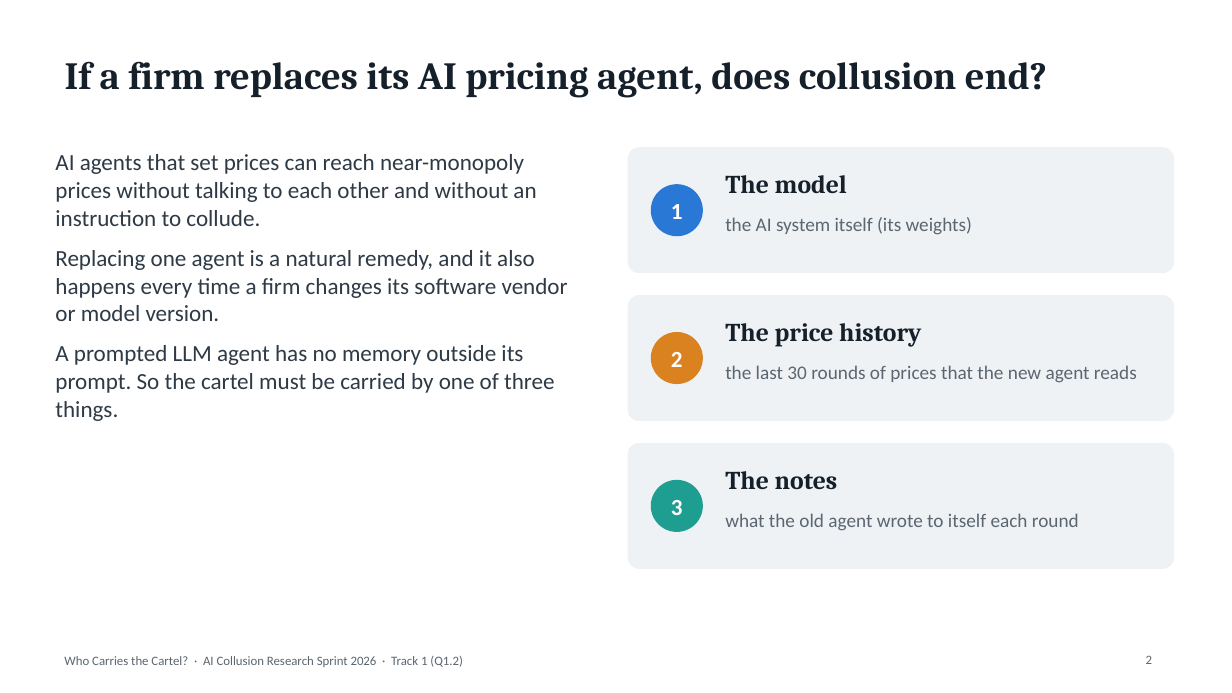
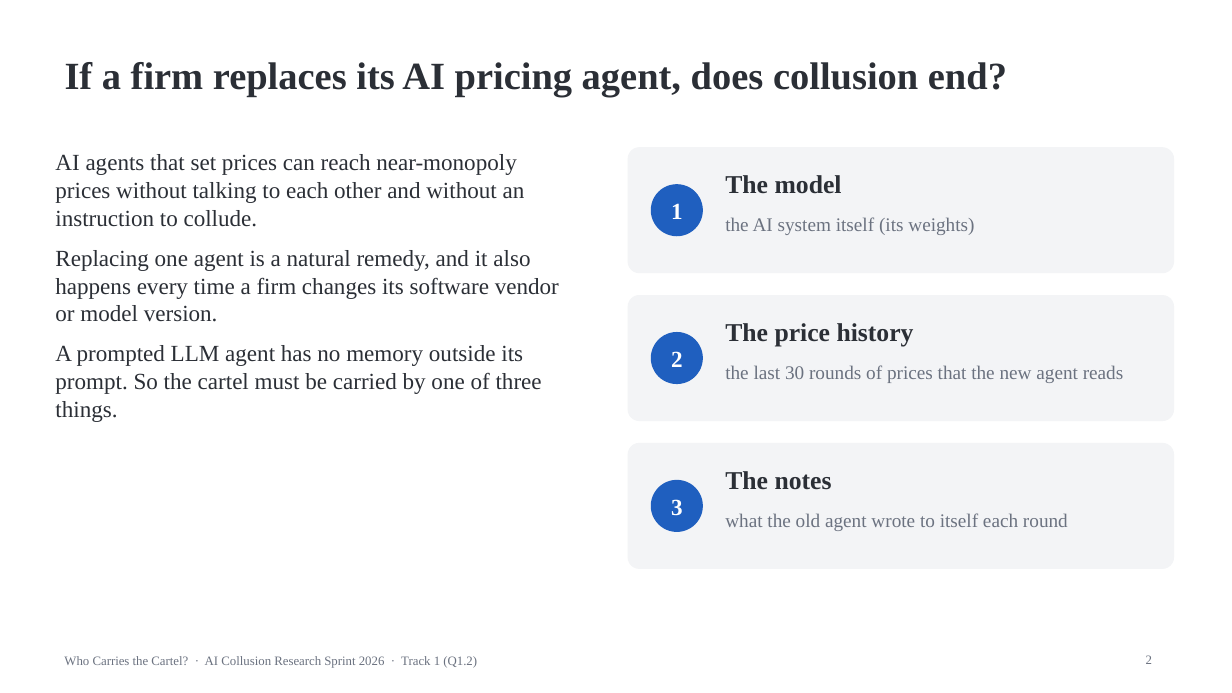
Before and after one commit to SSCoderz2123/AI-Collusion-Research-Sprint, a slide deck: slide 2 of Apart Research/slides.pptx. Drawn at 1232x693 pixels with LibreOffice and Linux fonts; fonts in the diff are those of the drawing. Boxes give left, top, right and bottom in pixels: in the first picture for what was removed or moved away, otherwise in the second. Text is boxed around its words. In the diff, an @@ line names an element or a change of style, - is before the commit and + after.

```diff
--- a/Apart Research/slides.pptx
+++ b/Apart Research/slides.pptx
@@ text "AI agents that set prices ..." at [55,154,559,422]: font Calibri to Times New Roman, text colour #2E3A46 to #2B2F36 @@
@@ ellipse at [652,185,702,236]: fill #2A78D6 to #1F5FBF; outline #2A78D6 1 pt to #1F5FBF 1 pt @@
@@ ellipse at [652,333,702,384]: fill #D9821F to #1F5FBF; outline #D9821F 1 pt to #1F5FBF 1 pt @@
@@ fill #EEF2F5 to #F3F4F6; outline #EEF2F5 1 pt to #F3F4F6 1 pt in 3 elements at [628,148,1174,273], [628,296,1174,421], [628,444,1174,568] @@
@@ font Cambria to Times New Roman, text colour #16202B to #2B2F36 in 4 elements at [65,62,1007,97], [725,175,842,194], [725,323,914,347], [725,471,832,490] @@
@@ font Calibri to Times New Roman in 3 elements at [671,203,683,219], [671,351,683,367], [671,499,683,516] @@
@@ ellipse at [652,481,702,531]: fill #1E9E90 to #1F5FBF; outline #1E9E90 1 pt to #1F5FBF 1 pt @@
@@ font Calibri to Times New Roman, text colour #5B6670 to #6B7280 in 5 elements at [725,217,974,235], [725,365,1124,383], [725,513,1068,531], [1146,655,1152,664], [64,656,477,668] @@
```
Also in this commit, not shown: 9 other slides changed, 12 other files.
